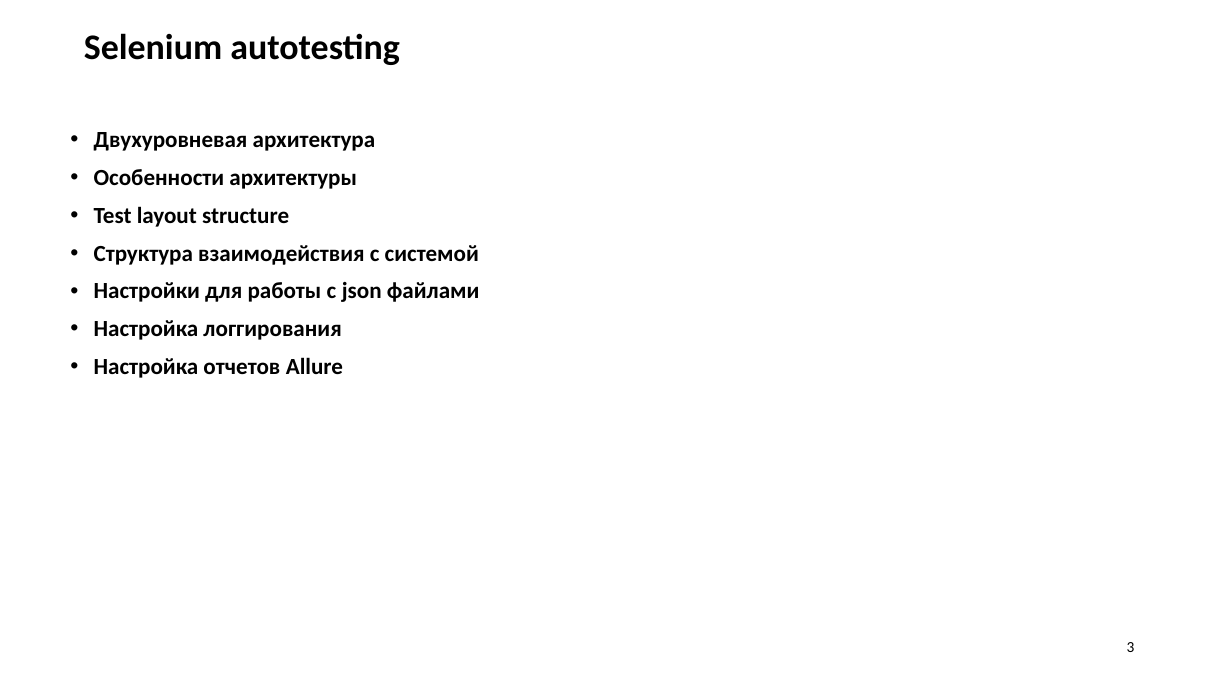
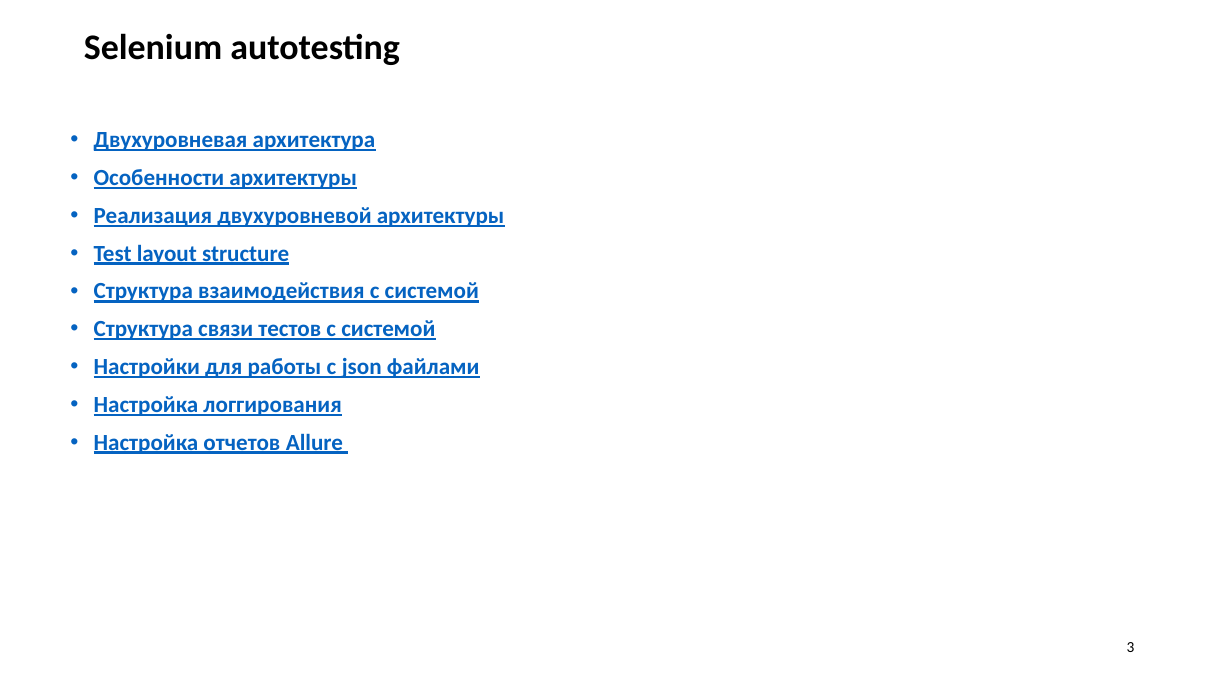
Before and after one commit to natalia-volkova/MeetUpMera, a slide deck: slide 3 of MeetUPPresentation_latest.pptx. Drawn at 1232x693 pixels with LibreOffice and Linux fonts; fonts in the diff are those of the drawing; background and template pictures are left out. Boxes give left, top, right and bottom in pixels: in the first picture for what was removed or moved away, otherwise in the second. Text is boxed around its words. In the diff, an @@ line names an element or a change of style, - is before the commit and + after.

```diff
--- a/MeetUPPresentation_latest.pptx
+++ b/MeetUPPresentation_latest.pptx
@@ text at [94,132,480,454]: text colour #000000 to #0563C1, underline on in "Двухуровневая архитектура", "Особенности архитектуры", "Test layout structure", "Структура взаимодействия с системой" and 3 more places @@
@@ text at [94,207,505,227]: paragraph added @@
+• Реализация двухуровневой архитектуры
@@ text at [94,320,435,340]: paragraph added @@
+• Структура связи тестов с системой
```
Also in this commit, not shown: 4 other slides changed, 2 slides added, 1 slide removed, 17 other files.
